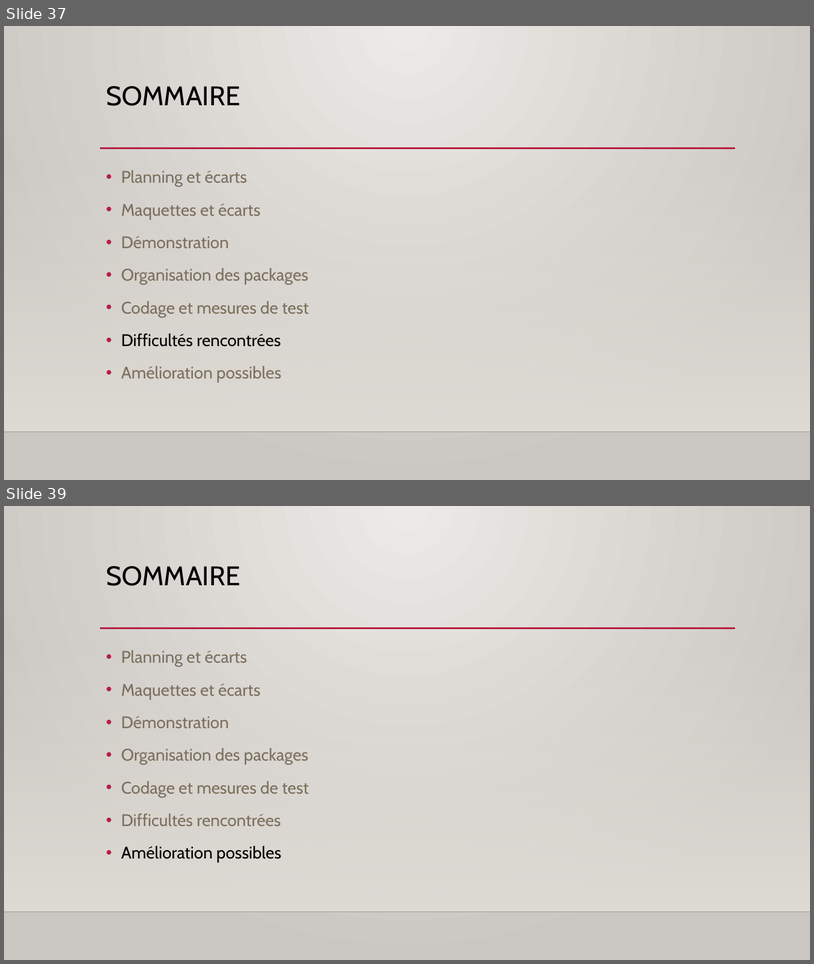
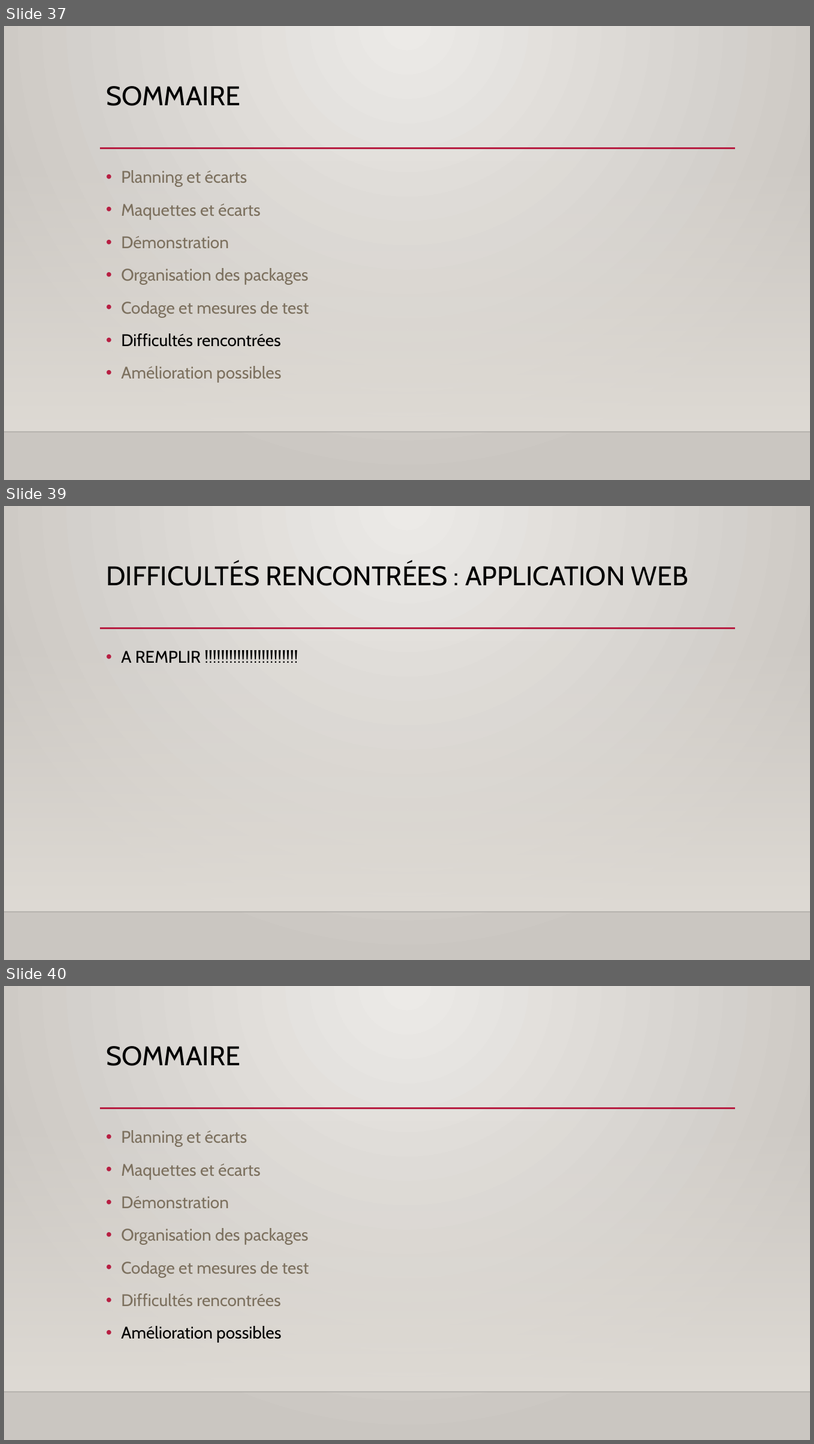
Before and after one commit to Jeremy-Duval/CPOA_Festival_Cannes, a slide deck: documents/Présentation.pptx. Shown one above the other, each under a label of ours: slides 37 and 39 before the commit, slides 37, 39 and 40 after it; the slides between them are not shown. The pictures are 814x964 and 814x1444 pixels, drawn with LibreOffice and Linux fonts; fonts in the diff are those of the drawing; background and template pictures are left out. Boxes give left, top, right and bottom in pixels: in the first picture for what was removed or moved away, otherwise in the second. Text is boxed around its words. In the diff, an @@ line names an element or a change of style, - is before the commit and + after.

```diff
--- a/documents/Présentation.pptx
+++ b/documents/Présentation.pptx
@@ slide 39 added at (x1=4, y1=506, x2=810, y2=960), background gradient #ECEAE7 to #CAC7C1; not listed: 3 template elements that a slide beside it also shows @@
@@ title added at (x1=106, y1=562, x2=689, y2=586), 32 pt, text #000000 @@
+DIFFICULTÉS RENCONTRÉES : APPLICATION WEB
@@ text added at (x1=121, y1=651, x2=201, y2=663), 20 pt, text #000000 @@
+• A REMPLIR !!!!!!!!!!!!!!!!!!!!!!!
@@ what was slide 39 is now slide 40 @@
```
Also in this commit, not shown: 1 slide changed, 3 other slides added, 2 slides removed.
